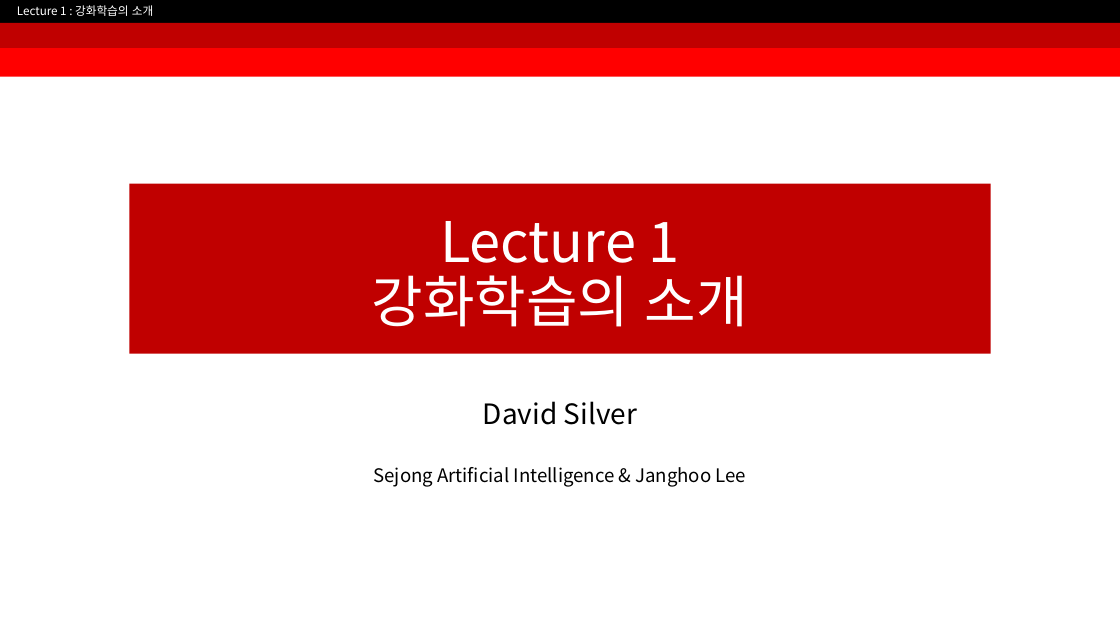
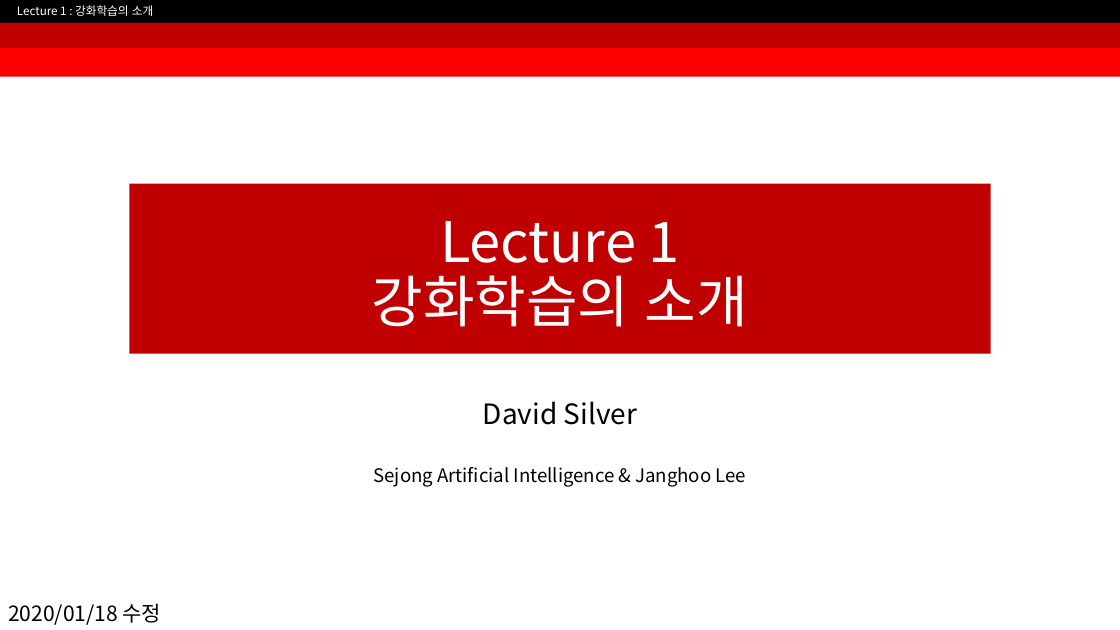
Before and after one commit to sju-coml/SAI-2019-Winter-Study, a slide deck: slide 1 of DSilver_Lecture1_강화학습의_소개_trans_SAI_janghoolee.pptx. Drawn at 1120x630 pixels with LibreOffice and Linux fonts; fonts in the diff are those of the drawing. Boxes give left, top, right and bottom in pixels: in the first picture for what was removed or moved away, otherwise in the second. Text is boxed around its words. In the diff, an @@ line names an element or a change of style, - is before the commit and + after.

```diff
--- a/DSilver_Lecture1_강화학습의_소개_trans_SAI_janghoolee.pptx
+++ b/DSilver_Lecture1_강화학습의_소개_trans_SAI_janghoolee.pptx
@@ text added at [8, 603, 162, 625], 18 pt, text #000000 @@
+2020/01/18 수정
```
Also in this commit, not shown: 2 other slides changed.
